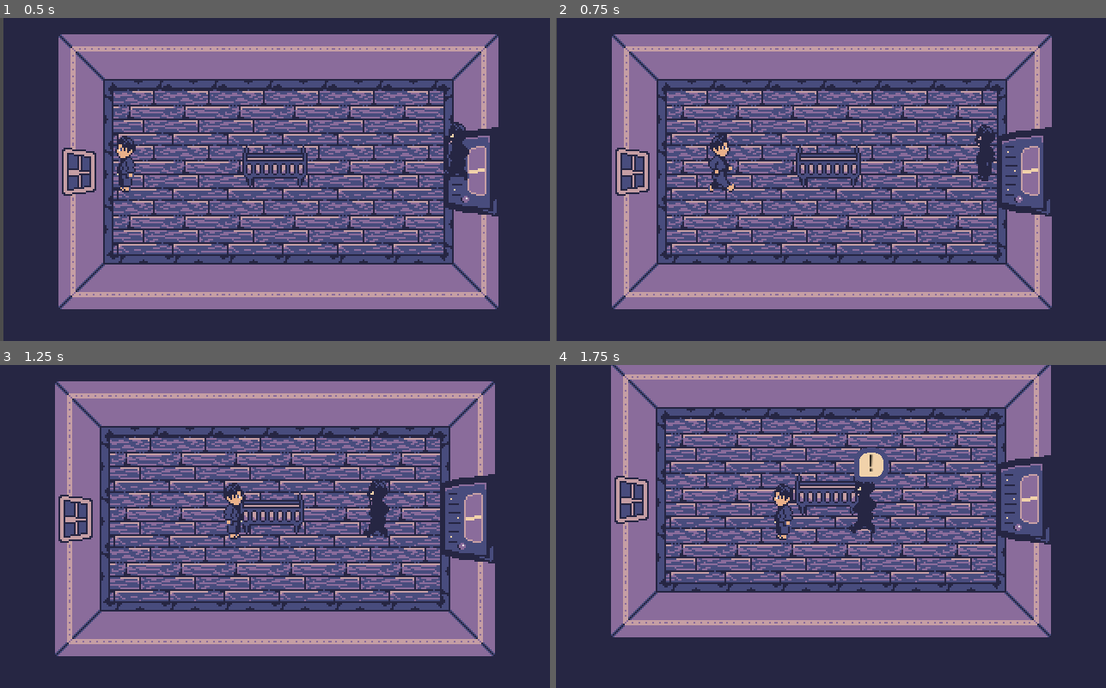
Above: before the commit, frames 1-4 (two rows, left to right).
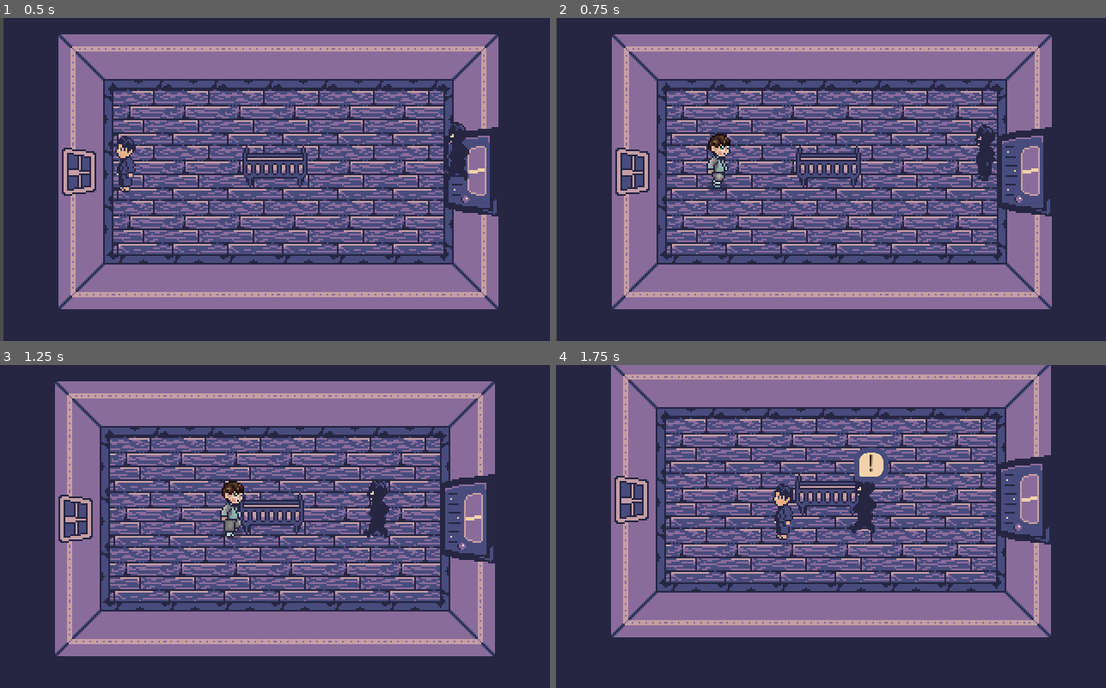
Above: after the commit, the same moments.

Repository: chickendude/dark-pages
Game: Godot game, scene res://Maps/BeccasRoom.tscn
The game is run twice, just before and just after one commit, with the same random seed, the same clock (stepped at 60 frames per second) and the same inputs. This scene is started directly instead of the project's main scene.
Inputs:
- Up to frame 1 (0.5 s): no input
- Up to frame 2 (0.75 s): tap Enter (ui_accept) at 0.5 s; hold Right (ui_right) from 0.53 s (still down)
- Up to frame 3 (1.25 s): keep holding Right (ui_right); tap Enter (ui_accept) at 0.77 s
- Up to frame 4 (1.75 s): release Right (ui_right) at 1.28 s; hold Down (ui_down) from 1.28 s (still down); tap Enter (ui_accept) at 1.52 s

Frame 1 is identical in both runs. In frame 2, 0.5% of the frame differs, in the area x 27-33%, y 35-54%; in frame 3, 0.5%; in frame 4, nothing differs.

Commit message:
Add in new sprites for Will.

Diff:
--- a/Characters/Will.gd
+++ b/Characters/Will.gd
@@ -12,37 +12,37 @@
 export var SPEED = 100
 
 func _ready() -> void:
-    Event.connect("game_over", self, "_game_over")
-    if Event.game_started:
-        position = Event.player_position
-        _set_animation_direction(Event.player_direction)
-    var _e = Event.connect("push_player_back", self, "_push_player_back")
+	Event.connect("game_over", self, "_game_over")
+	if Event.game_started:
+		position = Event.player_position
+		_set_animation_direction(Event.player_direction)
+	var _e = Event.connect("push_player_back", self, "_push_player_back")
 
 func _process(_delta) -> void:
-    if not paused:
-        if direction:
-            SoundManager.play_loop(SoundManager.player_footsteps)
-            animation_state.travel("Walk")
-            _set_animation_direction(direction)
-        else:
-            SoundManager.stop_loop(SoundManager.player_footsteps)
-            animation_state.travel("Idle")
+	if not paused:
+		if direction:
+			SoundManager.play_loop(SoundManager.player_footsteps)
+			animation_state.travel("Walk")
+			_set_animation_direction(direction)
+		else:
+			SoundManager.stop_loop(SoundManager.player_footsteps)
+			animation_state.travel("Idle")
 
-        var _e = move_and_slide(direction.normalized() * SPEED)
+		var _e = move_and_slide(direction.normalized() * SPEED)
 
 func _unhandled_input(_event) -> void:
-    if not input_blocked:
-        direction.x = Input.get_action_strength("ui_right") - Input.get_action_strength("ui_left")
-        direction.y = Input.get_action_strength("ui_down") - Input.get_action_strength("ui_up")
+	if not input_blocked:
+		direction.x = Input.get_action_strength("ui_right") - Input.get_action_strength("ui_left")
+		direction.y = Input.get_action_strength("ui_down") - Input.get_action_strength("ui_up")
 
 func _set_animation_direction(_direction) -> void:
-    animation_tree.set("parameters/Walk/blend_position", _direction)
-    animation_tree.set("parameters/Idle/blend_position", _direction)
+	animation_tree.set("parameters/Walk/blend_position", _direction)
+	animation_tree.set("parameters/Idle/blend_position", _direction)
 
 func _push_player_back(_position) -> void:
-    self.position -= _position
-    direction = Vector2.ZERO
+	self.position -= _position
+	direction = Vector2.ZERO
 
 func _game_over() -> void:
-    paused = true
-    _set_animation_direction(Vector2.ZERO)
+	paused = true
+	_set_animation_direction(Vector2.ZERO)
--- a/Characters/Will.tscn
+++ b/Characters/Will.tscn
@@ -54,7 +54,7 @@
 "times": PoolRealArray( 0 ),
 "transitions": PoolRealArray( 1 ),
 "update": 1,
-"values": [ 8 ]
+"values": [ 10 ]
 }
 tracks/1/type = "value"
 tracks/1/path = NodePath("PickUpArea2D:rotation_degrees")
@@ -93,7 +93,7 @@
 "times": PoolRealArray( 0 ),
 "transitions": PoolRealArray( 1 ),
 "update": 1,
-"values": [ 4 ]
+"values": [ 5 ]
 }
 tracks/1/type = "value"
 tracks/1/path = NodePath("PickUpArea2D:rotation_degrees")
@@ -132,7 +132,7 @@
 "times": PoolRealArray( 0 ),
 "transitions": PoolRealArray( 1 ),
 "update": 1,
-"values": [ 12 ]
+"values": [ 15 ]
 }
 tracks/1/type = "value"
 tracks/1/path = NodePath("PickUpArea2D:rotation_degrees")
@@ -169,10 +169,10 @@
 tracks/0/imported = false
 tracks/0/enabled = true
 tracks/0/keys = {
-"times": PoolRealArray( 0, 0.2, 0.4, 0.6 ),
-"transitions": PoolRealArray( 1, 1, 1, 1 ),
-"update": 1,
-"values": [ 1, 2, 3, 0 ]
+"times": PoolRealArray( 0, 0.1, 0.2, 0.3, 0.4, 0.5, 0.6, 0.7 ),
+"transitions": PoolRealArray( 1, 1, 1, 1, 1, 1, 1, 1 ),
+"update": 1,
+"values": [ 1, 2, 1, 0, 3, 4, 3, 0 ]
 }
 tracks/1/type = "value"
 tracks/1/path = NodePath("PickUpArea2D:rotation_degrees")
@@ -212,7 +212,7 @@
 "times": PoolRealArray( 0, 0.2, 0.4, 0.6 ),
 "transitions": PoolRealArray( 1, 1, 1, 1 ),
 "update": 1,
-"values": [ 9, 10, 11, 8 ]
+"values": [ 11, 12, 13, 12 ]
 }
 tracks/1/type = "value"
 tracks/1/path = NodePath("PickUpArea2D:rotation_degrees")
@@ -240,7 +240,7 @@
 }
 
 [sub_resource type="Animation" id=7]
-length = 0.8
+length = 1.2
 loop = true
 tracks/0/type = "value"
 tracks/0/path = NodePath("Sprite:frame")
@@ -249,10 +249,10 @@
 tracks/0/imported = false
 tracks/0/enabled = true
 tracks/0/keys = {
-"times": PoolRealArray( 0, 0.2, 0.4, 0.6 ),
-"transitions": PoolRealArray( 1, 1, 1, 1 ),
-"update": 1,
-"values": [ 5, 6, 7, 4 ]
+"times": PoolRealArray( 0, 0.2, 0.4, 0.6, 0.8, 1 ),
+"transitions": PoolRealArray( 1, 1, 1, 1, 1, 1 ),
+"update": 1,
+"values": [ 6, 7, 6, 8, 9, 8 ]
 }
 tracks/1/type = "value"
 tracks/1/path = NodePath("PickUpArea2D:rotation_degrees")
@@ -292,7 +292,7 @@
 "times": PoolRealArray( 0, 0.2, 0.4, 0.6 ),
 "transitions": PoolRealArray( 1, 1, 1, 1 ),
 "update": 1,
-"values": [ 13, 14, 15, 12 ]
+"values": [ 16, 17, 18, 17 ]
 }
 tracks/1/type = "value"
 tracks/1/path = NodePath("PickUpArea2D:rotation_degrees")
@@ -400,8 +400,8 @@
 texture = ExtResource( 1 )
 offset = Vector2( 0, -19 )
 vframes = 4
-hframes = 4
-frame = 5
+hframes = 5
+frame = 18
 
 [node name="AnimationPlayer" type="AnimationPlayer" parent="."]
 anims/IdleDown = SubResource( 1 )
--- a/Cutscenes/BeccasRoomCutscene.gd
+++ b/Cutscenes/BeccasRoomCutscene.gd
@@ -9,102 +9,102 @@
 var camera : Camera2D
 
 func load_nodes(_door : Door, _will : Will, _camera : Camera2D) -> void:
-    door = _door
-    will = _will
-    camera = _camera
+	door = _door
+	will = _will
+	camera = _camera
 
 func start_cutscene() -> void:
-    yield(get_tree().create_timer(.5), "timeout")
-    return
-    # set up
-    camera.limit_right = 32 * 13
-    remote_transform.remote_path = camera.get_path()
-    var destination = Vector2(32*8,32*3 + 24)
-    stepdad.position = destination
-    stepdad.speed = 40
-    SoundManager.play_single(SoundManager.door_open_fast)
-    door.visible = false
-    will.visible = false
-    will.paused = true
-    var tree = get_tree()
+	yield(get_tree().create_timer(.5), "timeout")
+	return
+	# set up
+	camera.limit_right = 32 * 13
+	remote_transform.remote_path = camera.get_path()
+	var destination = Vector2(32*8,32*3 + 24)
+	stepdad.position = destination
+	stepdad.speed = 40
+	SoundManager.play_single(SoundManager.door_open_fast)
+	door.visible = false
+	will.visible = false
+	will.paused = true
+	var tree = get_tree()
 
-    # move to middle of room
-    destination.x -= 32 * 2
-    stepdad.move_to(destination)
-    yield(stepdad, "destination_reached")
+	# move to middle of room
+	destination.x -= 32 * 2
+	stepdad.move_to(destination)
+	yield(stepdad, "destination_reached")
 
-    # move down to crib
-    destination.y += 14
-    stepdad.move_to(destination)
-    yield(stepdad, "destination_reached")
+	# move down to crib
+	destination.y += 14
+	stepdad.move_to(destination)
+	yield(stepdad, "destination_reached")
 
-    # move to window
-    destination.x -= 32 * 3
-    stepdad.move_to(destination)
-    yield(stepdad, "destination_reached")
+	# move to window
+	destination.x -= 32 * 3
+	stepdad.move_to(destination)
+	yield(stepdad, "destination_reached")
 
 
-    yield(tree.create_timer(1), "timeout")
+	yield(tree.create_timer(1), "timeout")
 
-    var thought_bubble : ThoughtBubble = Bubble.instance()
-    thought_bubble.text = '...'
-    thought_bubble.duration = 1
-    stepdad.add_child(thought_bubble)
+	var thought_bubble : ThoughtBubble = Bubble.instance()
+	thought_bubble.text = '...'
+	thought_bubble.duration = 1
+	stepdad.add_child(thought_bubble)
 
-    # pause
-    yield(tree.create_timer(2), "timeout")
+	# pause
+	yield(tree.create_timer(2), "timeout")
 
-    stepdad.set_facing_direction(Vector2.RIGHT)
-    yield(tree.create_timer(1), "timeout")
+	stepdad.set_facing_direction(Vector2.RIGHT)
+	yield(tree.create_timer(1), "timeout")
 
-    destination.x += 32 * 2
-    stepdad.move_to(destination)
-    yield(stepdad, "destination_reached")
+	destination.x += 32 * 2
+	stepdad.move_to(destination)
+	yield(stepdad, "destination_reached")
 
-    stepdad.set_facing_direction(Vector2.UP)
-    yield(tree.create_timer(1), "timeout")
+	stepdad.set_facing_direction(Vector2.UP)
+	yield(tree.create_timer(1), "timeout")
 
-    # show next text
-    camera.smoothing_enabled = false
-    for i in range(6):
-        var num_pixels : float = (i & 1) * 2 - 1
-        camera.offset_h = num_pixels / 10
-        yield(tree.create_timer(.1), "timeout")
-    camera.smoothing_enabled = true
-    camera.offset_h = 0
+	# show next text
+	camera.smoothing_enabled = false
+	for i in range(6):
+		var num_pixels : float = (i & 1) * 2 - 1
+		camera.offset_h = num_pixels / 10
+		yield(tree.create_timer(.1), "timeout")
+	camera.smoothing_enabled = true
+	camera.offset_h = 0
 
-    stepdad.set_facing_direction(Vector2.RIGHT)
-    yield(wait(), 'completed')
+	stepdad.set_facing_direction(Vector2.RIGHT)
+	yield(wait(), 'completed')
 
-    thought_bubble = Bubble.instance()
-    thought_bubble.text = '!'
-    stepdad.add_child(thought_bubble)
-    yield(tree.create_timer(2), "timeout")
+	thought_bubble = Bubble.instance()
+	thought_bubble.text = '!'
+	stepdad.add_child(thought_bubble)
+	yield(tree.create_timer(2), "timeout")
 
-    stepdad.speed = 120
-    destination.x += 32
-    stepdad.move_to(destination)
-    yield(stepdad, "destination_reached")
-    destination.y -= 14
-    destination.x += 32
-    stepdad.move_to(destination)
-    yield(stepdad, "destination_reached")
-    destination.x += 32 * 2 + 10
-    stepdad.move_to(destination)
-    yield(stepdad, "destination_reached")
-    SoundManager.stop_loop(SoundManager.footsteps)
-    stepdad.queue_free()
-    door.visible = true
-    will.visible = true
-    will.paused = false
-    yield(tree.create_timer(.5), "timeout")
-    camera.position = will.position
-    yield(tree.create_timer(.5), "timeout")
+	stepdad.speed = 120
+	destination.x += 32
+	stepdad.move_to(destination)
+	yield(stepdad, "destination_reached")
+	destination.y -= 14
+	destination.x += 32
+	stepdad.move_to(destination)
+	yield(stepdad, "destination_reached")
+	destination.x += 32 * 2 + 10
+	stepdad.move_to(destination)
+	yield(stepdad, "destination_reached")
+	SoundManager.stop_loop(SoundManager.footsteps)
+	stepdad.queue_free()
+	door.visible = true
+	will.visible = true
+	will.paused = false
+	yield(tree.create_timer(.5), "timeout")
+	camera.position = will.position
+	yield(tree.create_timer(.5), "timeout")
 
-    camera.limit_right = 32 * 10
+	camera.limit_right = 32 * 10
 
 func wait() -> void:
-    yield(get_tree(), "idle_frame")
-    yield(get_tree(), "idle_frame")
-    yield(get_tree(), "idle_frame")
-    yield(get_tree(), "idle_frame")
+	yield(get_tree(), "idle_frame")
+	yield(get_tree(), "idle_frame")
+	yield(get_tree(), "idle_frame")
+	yield(get_tree(), "idle_frame")
--- a/Maps/BeccasRoom.gd
+++ b/Maps/BeccasRoom.gd
@@ -8,21 +8,21 @@
 onready var path_follow = $Path2D/PathFollow2D
 
 func _ready():
-    if not Event.events[Event.BECCAS_ROOM_CUTSCENE]:
-        Event.events[Event.BECCAS_ROOM_CUTSCENE] = true
-        # load cutscene
+	if not Event.events[Event.BECCAS_ROOM_CUTSCENE]:
+		Event.events[Event.BECCAS_ROOM_CUTSCENE] = true
+		# load cutscene
 #        var cutscene = BeccasRoomCutscene.instance()
 #        ysort.add_child(cutscene)
 #        cutscene.load_nodes($YSort/Furniture/Door, $YSort/Will, $Camera2D)
 #        yield(cutscene.start_cutscene(), 'completed')
 #        cutscene.queue_free()
-        $YSort/Will.visible = true
-    if not Event.events[Event.BECCAS_ROOM_MONSTER_ENTER]:
-        print('monster')
+		$YSort/Will.visible = true
+	if not Event.events[Event.BECCAS_ROOM_MONSTER_ENTER]:
+		print('monster')
 #        var monster = StepdadMonsterCheckRoom.instance()
 #        monster.connect("open_door", self, "_open_door")
 #        path_follow.add_child(monster)
 
 func _open_door() -> void:
-    door.visible = false
-    SoundManager.play_single(SoundManager.door_open_slow)
+	door.visible = false
+	SoundManager.play_single(SoundManager.door_open_slow)
--- a/Maps/WillsRoom.tscn
+++ b/Maps/WillsRoom.tscn
@@ -11,7 +11,6 @@
 [ext_resource path="res://Objects/WillsDoor.gd" type="Script" id=9]
 [ext_resource path="res://Objects/Window.tscn" type="PackedScene" id=10]
 [ext_resource path="res://Objects/DiaryPage.tscn" type="PackedScene" id=11]
-[ext_resource path="res://Characters/StepdadMonster.tscn" type="PackedScene" id=12]
 
 [sub_resource type="RectangleShape2D" id=1]
 extents = Vector2( 27, 28 )
@@ -105,9 +104,16 @@
 x = 6.0
 y = 3.0
 direction = Vector2( -1, 0 )
+lights_on = false
+text = ""
 
 [node name="WindowLocked" parent="YSort/Furniture" instance=ExtResource( 10 )]
 position = Vector2( 112, 32 )
+map_name = ""
+x = 0.0
+y = 0.0
+direction = Vector2( 0, 0 )
+lights_on = false
 text = "The window's stuck... can't get it open!"
 
 [node name="Pickups" type="YSort" parent="YSort"]
@@ -131,6 +137,3 @@
 [node name="Camera2D" parent="." instance=ExtResource( 3 )]
 
 [node name="TextBox" parent="." instance=ExtResource( 8 )]
-
-[node name="StepdadMonster" parent="." instance=ExtResource( 12 )]
-position = Vector2( 234, 171 )
--- a/Paths/NPCPath.gd
+++ b/Paths/NPCPath.gd
@@ -11,33 +11,33 @@
 
 
 func _ready() -> void:
-    Event.connect("game_over", self, "_stop")
-    walker = path_follow.get_children().front()
-    walker.remote_controlled = true
-    for action in actions.get_children():
-        if action is PathAction:
-            action.connect("pause", self, "_pause")
-            action.connect("resume", self, "_resume")
+	Event.connect("game_over", self, "_stop")
+	walker = path_follow.get_children().front()
+	walker.remote_controlled = true
+	for action in actions.get_children():
+		if action is PathAction:
+			action.connect("pause", self, "_pause")
+			action.connect("resume", self, "_resume")
 
 
 func _process(_delta) -> void:
-    if not stopped:
-        if not paused:
-            var cur_pos := path_follow.global_position
-            path_follow.offset += 1
-            var new_pos := path_follow.global_position
-            walker.direction = cur_pos.direction_to(new_pos)
-        else:
-            walker.direction = Vector2.ZERO
+	if not stopped:
+		if not paused:
+			var cur_pos := path_follow.global_position
+			path_follow.offset += 1
+			var new_pos := path_follow.global_position
+			walker.direction = cur_pos.direction_to(new_pos)
+		else:
+			walker.direction = Vector2.ZERO
 
 
 func _stop() -> void:
-    walker.remote_controlled = false
-    stopped = true
+	walker.remote_controlled = false
+	stopped = true
 
 func _pause() -> void:
-    paused = true
+	paused = true
 
 
 func _resume() -> void:
-    paused = false
+	paused = false
Not shown: 1 places in Maps/WillsRoom.tscn that only renumber resources
Binary file changed: data/sprites/characters/will.png
Binary file added: data/sprites/characters/will_old.png
Not shown, added: data/sprites/characters/will_old.png.import
